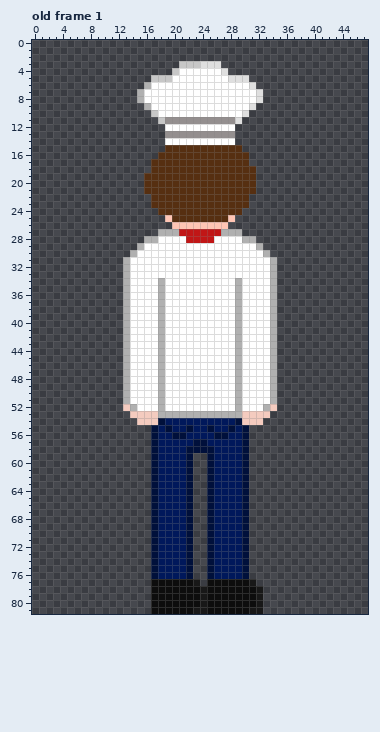
Edited in one commit: pixel-art file (assets/art/player.ase). The first picture shows the starting point.
48x82 pixels, 9 frames. Colours within 5 levels of each other are drawn and written as one. Shown: old frame 1. The commit also changed other frames, which this record leaves out.
After:
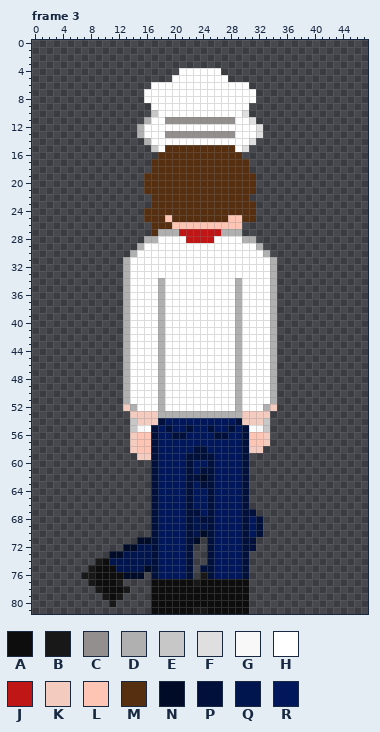
Palette (. is transparent): A #0d0d0d  B #181818  C #948f8f  D #b0b0b0  E #c7c7c7  F #dfdfdf  G #f8f8f8  H #ffffff  J #c11616  K #f4cbbf  L #ffc5b4  M #562f11  N #000b28  P #00103b  Q #00154e  R #00185b
A new or re-ordered frame is compared with the old frame closest to it.
What changed:
frames re-ordered
Changed rows in their new state; - is an unchanged pixel.
Frame 3 against old frame 1, layers "back", "front", "walk_right":
first column x 15:
 3 ------......------
 4 -----.------.-----
 5 --...--------...--
 6 -.--------------.-
 7 .----------------.
 8 .----------------.
 9 -.--------------.-
11 -DHH----------HHF-
12 DHHH----------HHHF
13 DHHH----------HHHF
14 -DHH----------HHF-
15 --EH----------HF--
16 ---------------.--
18 ----------------.-
first column x 16:
23 ---------------M
24 MM------------MM
25 MMM----------LMM
26 -MMM--------LL--
27 -M--------------
first column x 7:
54 -------E------------------E
55 -------EGH--------------HGE
56 -------KLL--------------LLK
57 -------KLL------RR------LLK
58 -------KLL-----R--R-----KK-
59 --------KK------PP---------
60 ----------------RR---------
61 ----------------RP---------
62 ----------------PN---------
63 ----------------RP---------
64 ----------------RR---------
65 ----------------RR---------
66 ----------------RR---------
67 ----------------PR------P--
68 ----------------QP------RP-
69 ----------------QQ------RP-
70 ----------------QN------RP-
71 --------NN------N-------P--
72 ------NNQQ--------------P--
73 ----NNQQQQ-----------------
74 --BAQQQQQQ-----------------
75 -BAAAQQQQN-------P---------
76 BBAAAANNN--------B---------
77 -BAAAB-----------A------.--
78 --BAAAB----------A------..-
79 ---BAB-----------A------..-
80 ----B------------A------..-
81 ------------------------..-
Pixel boxes of the changes (left, top, right, bottom) in both pictures:
changed: (137, 61, 263, 236)
added: (130, 418, 151, 460)
added: (249, 418, 270, 453)
changed: (186, 439, 214, 544)
changed: (249, 509, 263, 614)
added: (81, 537, 151, 607)
changed: (200, 565, 207, 607)
